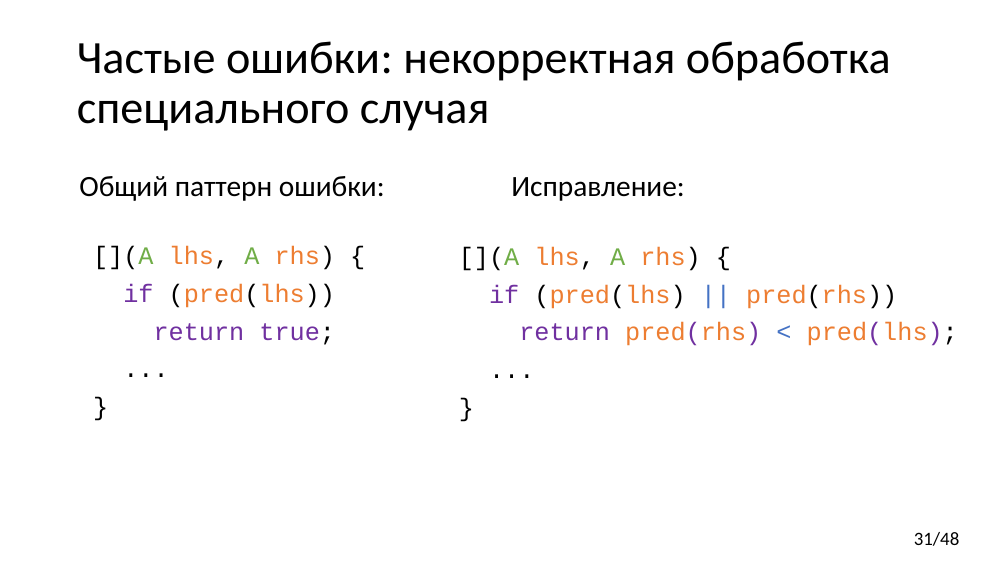
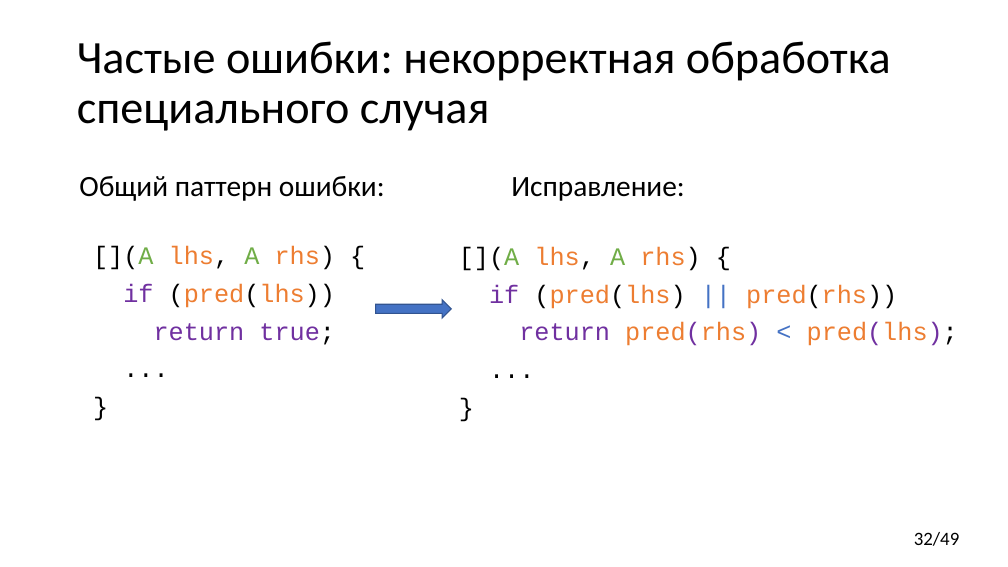
Before and after one commit to yugr/CppRussia, a slide deck: slide 32 of 2023/RU.pptx (slide 31 before the commit). Drawn at 1008x567 pixels with LibreOffice and Linux fonts; fonts in the diff are those of the drawing. Boxes give left, top, right and bottom in pixels: in the first picture for what was removed or moved away, otherwise in the second. Text is boxed around its words. In the diff, an @@ line names an element or a change of style, - is before the commit and + after.

```diff
--- a/2023/RU.pptx
+++ b/2023/RU.pptx
@@ right arrow added at box(376, 299, 451, 318), fill #4472C4, outline #325491 1 pt @@
@@ page number at box(914, 532, 960, 546): text changed @@
-31/48
+32/49
```
Also in this commit, not shown: 7 other slides changed, 1 slide added, 1 other file.
